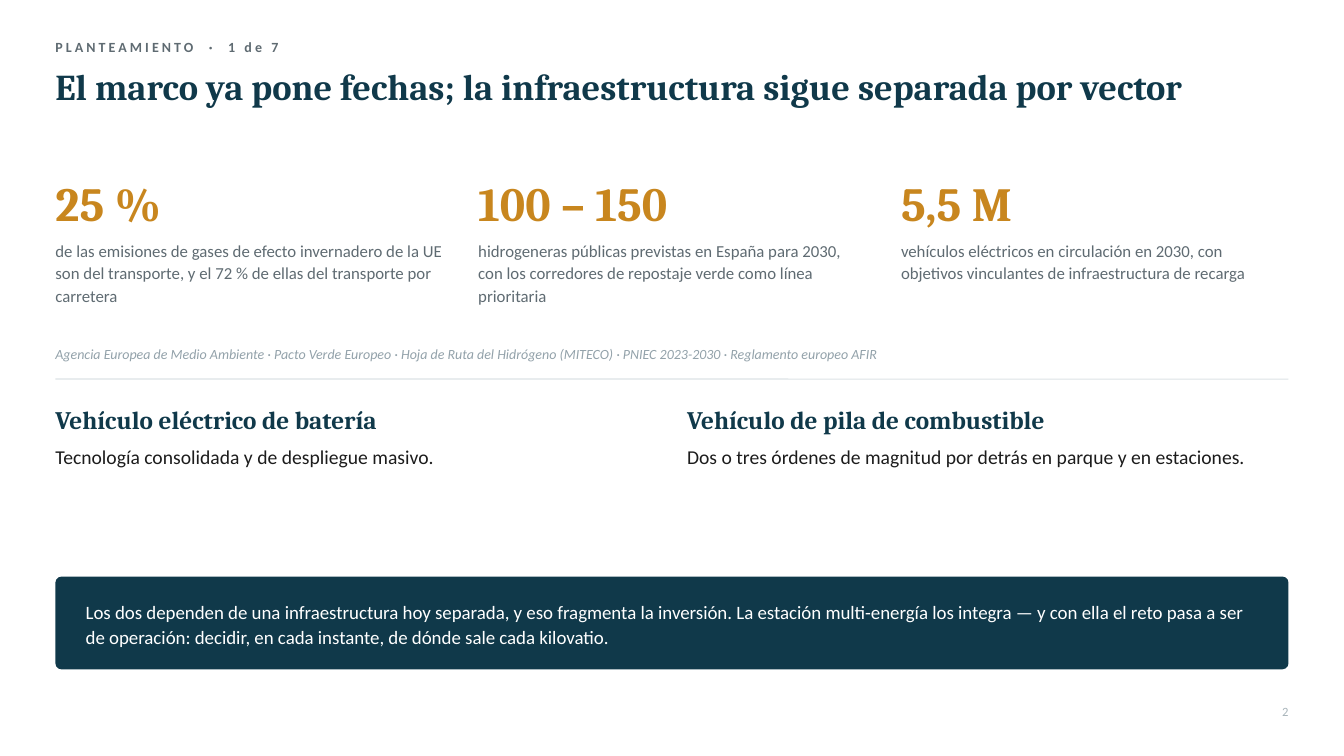
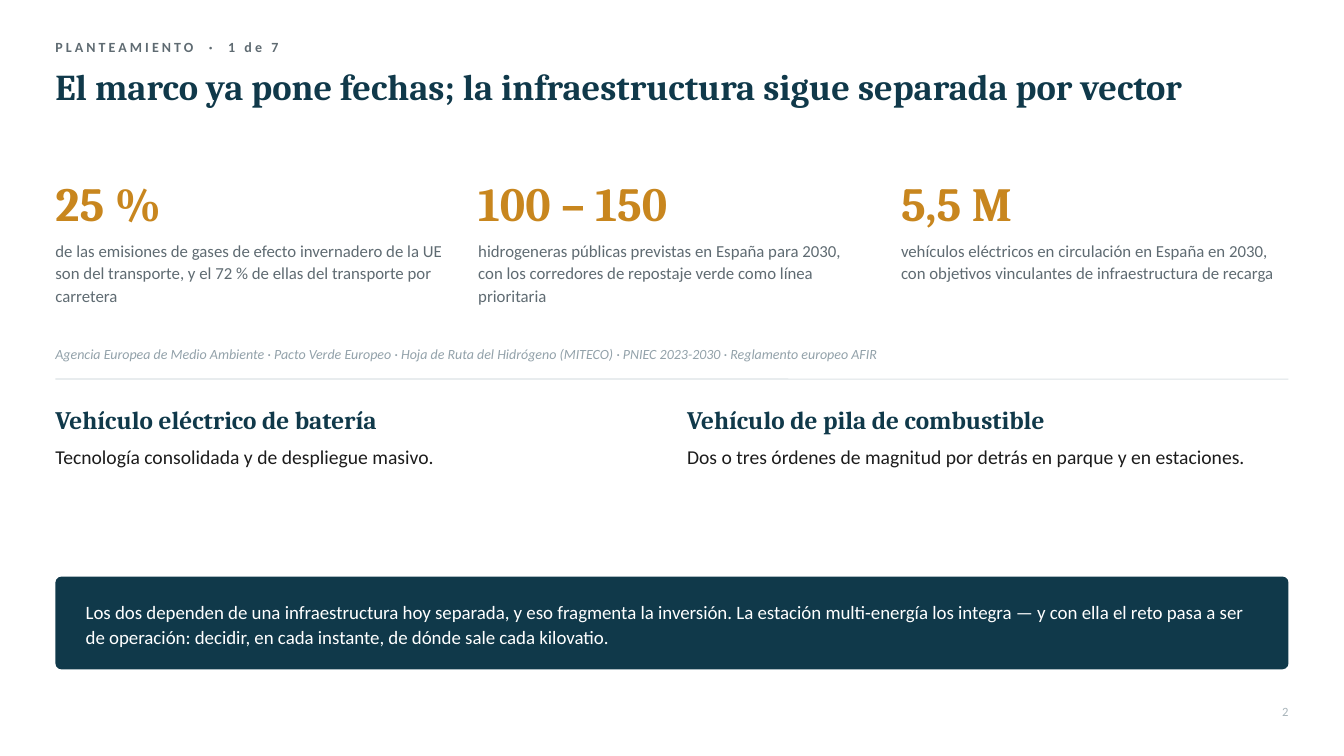
Before and after one commit to FerXxk/multi-energy-station-ems, a slide deck: slide 2 of defensa/OASIS_defensa_TFG.pptx. Drawn at 1344x756 pixels with LibreOffice and Linux fonts; fonts in the diff are those of the drawing. Boxes give left, top, right and bottom in pixels: in the first picture for what was removed or moved away, otherwise in the second. Text is boxed around its words. In the diff, an @@ line names an element or a change of style, - is before the commit and + after.

```diff
--- a/defensa/OASIS_defensa_TFG.pptx
+++ b/defensa/OASIS_defensa_TFG.pptx
@@ text at <box>901,245,1273,282</box>: text changed @@
-vehículos eléctricos en circulación en 2030, con objetivos vinculantes de infraestructura de recarga
+vehículos eléctricos en circulación en España en 2030, con objetivos vinculantes de infraestructura de recarga
```
Also in this commit, not shown: 2 other slides changed, 3 other files.
